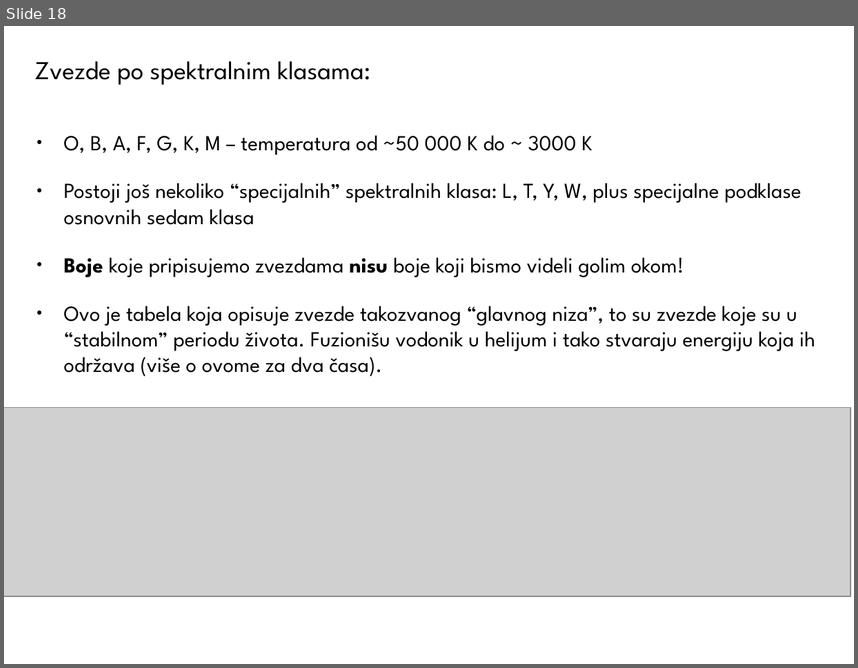
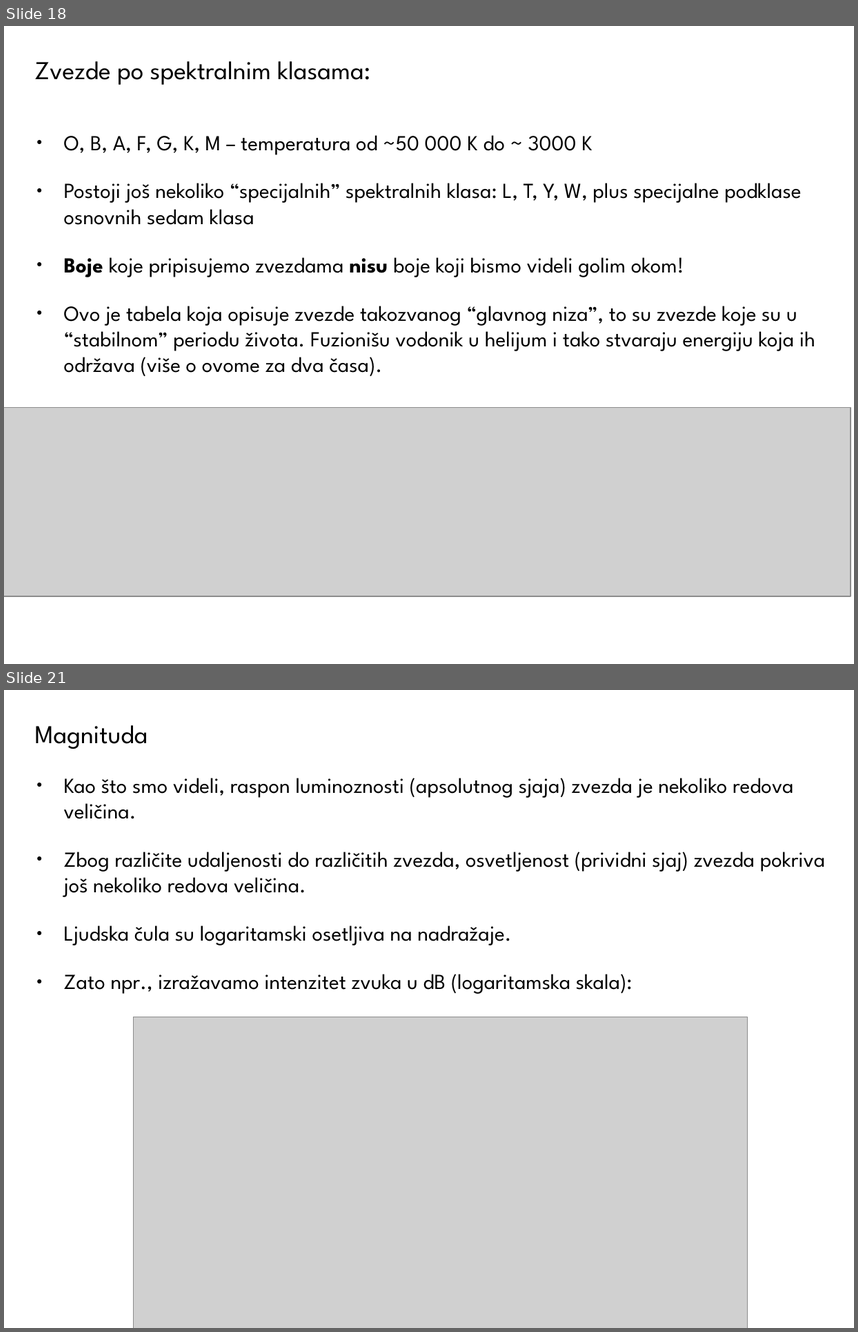
Before and after one commit to ivanzmilic/OPA22, a slide deck: Predavanje_07_Zracenje_Zvezda.odp. Shown one above the other, each under a label of ours: slide 18 before the commit, slides 18 and 21 after it; the slides between them are not shown. The pictures are 858x668 and 858x1332 pixels, drawn with LibreOffice and Linux fonts; fonts in the diff are those of the drawing; grey boxes stand for pictures. Boxes give left, top, right and bottom in pixels: in the first picture for what was removed or moved away, otherwise in the second. Text is boxed around its words. In the diff, an @@ line names an element or a change of style, - is before the commit and + after.

```diff
--- a/Predavanje_07_Zracenje_Zvezda.odp
+++ b/Predavanje_07_Zracenje_Zvezda.odp
@@ slide 21 added at <box>4,690,854,1328</box>, background #FFFFFF @@
@@ title added at <box>35,725,148,749</box>, 24 pt, text #000000 @@
+Magnituda
@@ text added at <box>64,778,825,994</box>, 20 pt, text #000000 @@
+● Kao što smo videli, raspon luminoznosti (apsolutnog sjaja) zvezda je nekoliko redova veličina.
+● Zbog različite udaljenosti do različitih zvezda, osvetljenost (prividni sjaj) zvezda pokriva još nekoliko redova veličina.
+● Ljudska čula su logaritamski osetljiva na nadražaje.
+● Zato npr., izražavamo intenzitet zvuka u dB (logaritamska skala):
@@ picture added at <box>134,1016,748,1328</box> @@
```
Also in this commit, not shown: 1 slide changed, 10 other slides added.
